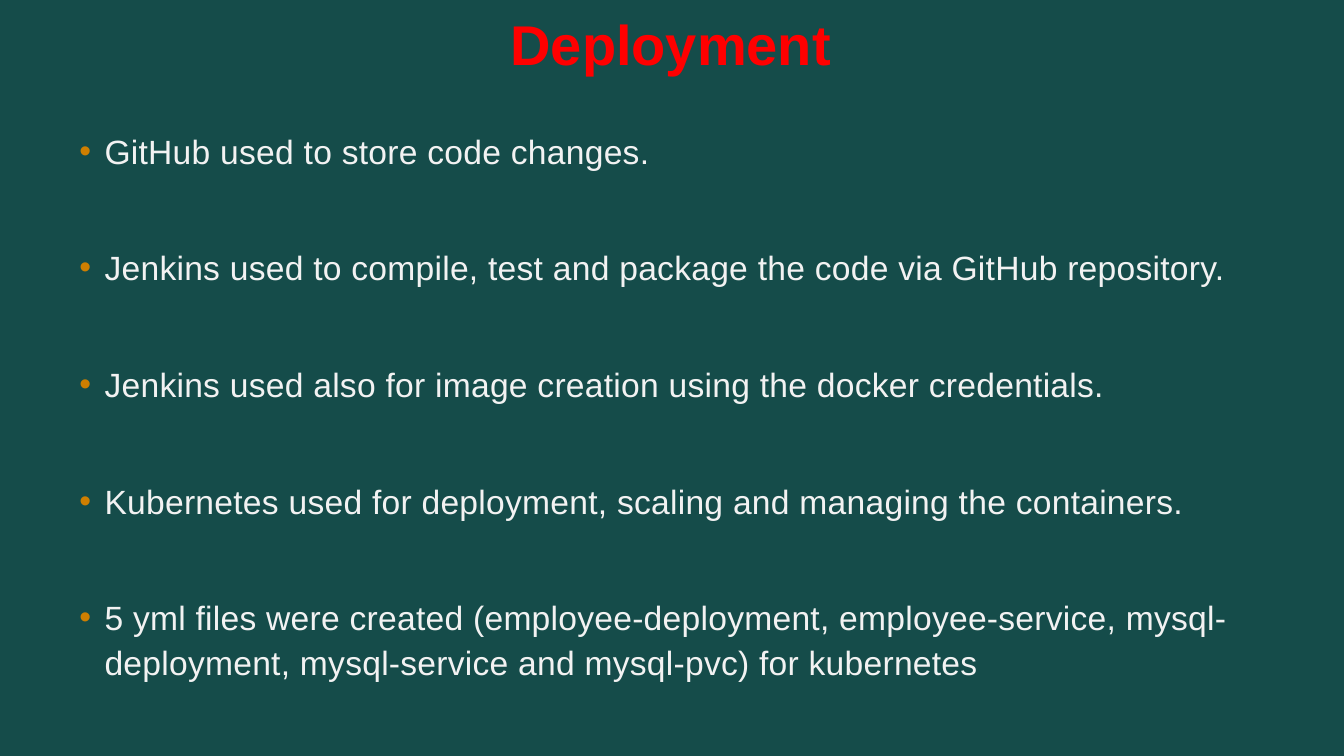
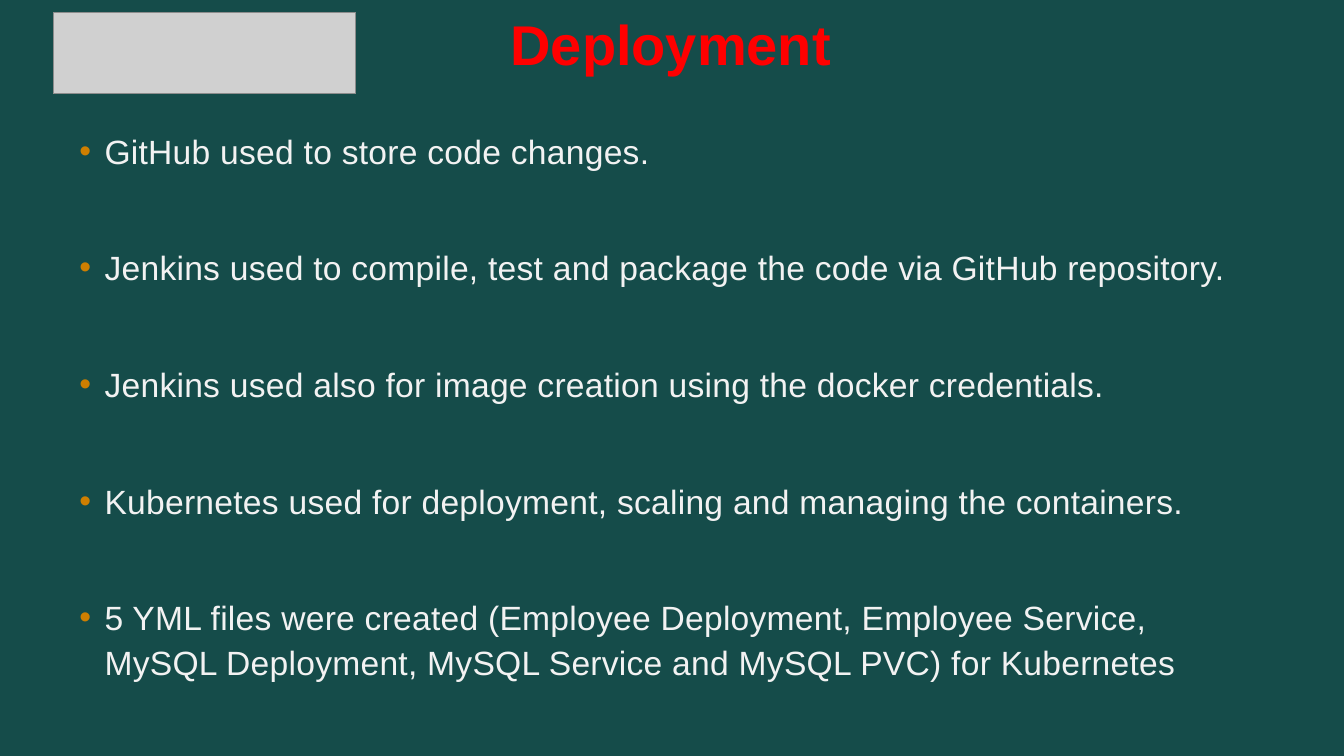
Before and after one commit to akshat-pareek/EmployeemanagementApplication, a slide deck: slide 10 of Capstone.pptx (slide 9 before the commit). Drawn at 1344x756 pixels with LibreOffice and Linux fonts; fonts in the diff are those of the drawing; grey boxes stand for pictures. Boxes give left, top, right and bottom in pixels: in the first picture for what was removed or moved away, otherwise in the second. Text is boxed around its words. In the diff, an @@ line names an element or a change of style, - is before the commit and + after.

```diff
--- a/Capstone.pptx
+++ b/Capstone.pptx
@@ picture added at box(53, 12, 356, 94) @@
@@ text at box(105, 605, 1175, 682): text changed @@
-• 5 yml files were created (employee-deployment, employee-service, mysql-deployment, mysql-service and mysql-pvc) for kubernetes
+• 5 YML files were created (Employee Deployment, Employee Service, MySQL Deployment, MySQL Service and MySQL PVC) for Kubernetes
```
Also in this commit, not shown: 16 other slides changed, 1 slide added.
